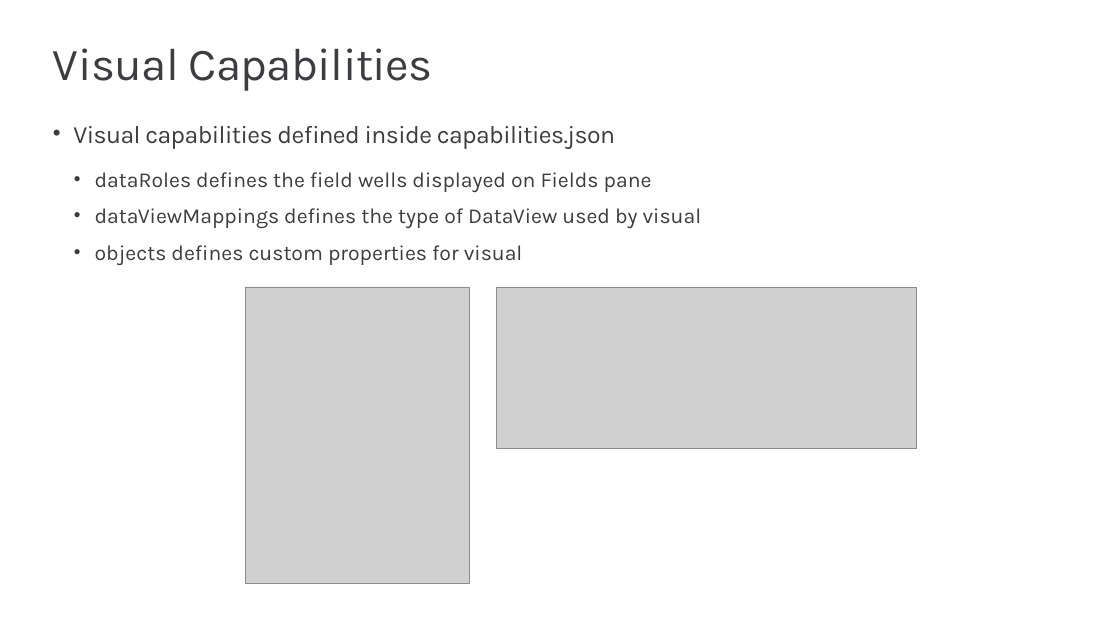
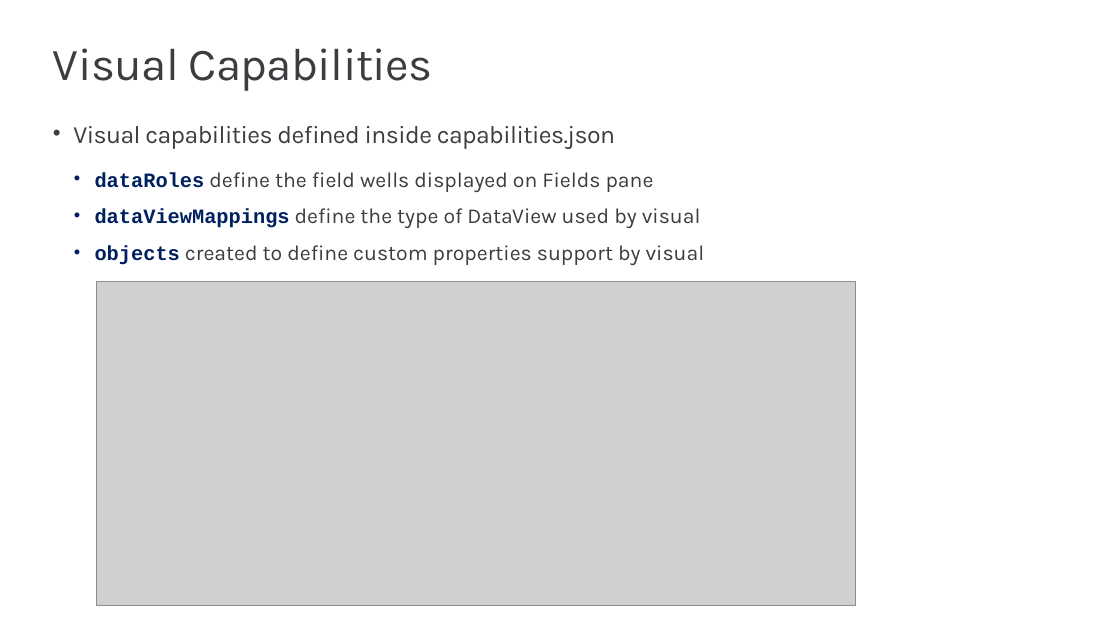
Before and after one commit to PowerBiDevCamp/Camp-Sessions, a slide deck: slide 26 of Session 06 - Developing Custom Visuals for Power BI.pptx. Drawn at 1120x630 pixels with LibreOffice and Linux fonts; fonts in the diff are those of the drawing; grey boxes stand for pictures; background and template pictures are left out. Boxes give left, top, right and bottom in pixels: in the first picture for what was removed or moved away, otherwise in the second. Text is boxed around its words. In the diff, an @@ line names an element or a change of style, - is before the commit and + after.

```diff
--- a/Session 06 - Developing Custom Visuals for Power BI.pptx
+++ b/Session 06 - Developing Custom Visuals for Power BI.pptx
@@ text at [95, 172, 705, 265]: text changed @@
-  • dataRoles defines the field wells displayed on Fields pane
-  • dataViewMappings defines the type of DataView used by visual
-  • objects defines custom properties for visual
+  • dataRoles define the field wells displayed on Fields pane
+  • dataViewMappings define the type of DataView used by visual
+  • objects created to define custom properties support by visual
@@ picture added at [97, 282, 856, 606] @@
@@ picture removed at [245, 287, 469, 583] @@
@@ picture removed at [497, 287, 917, 447] @@
```
Also in this commit, not shown: 5 other slides changed, 1 slide added, 1 other file.
